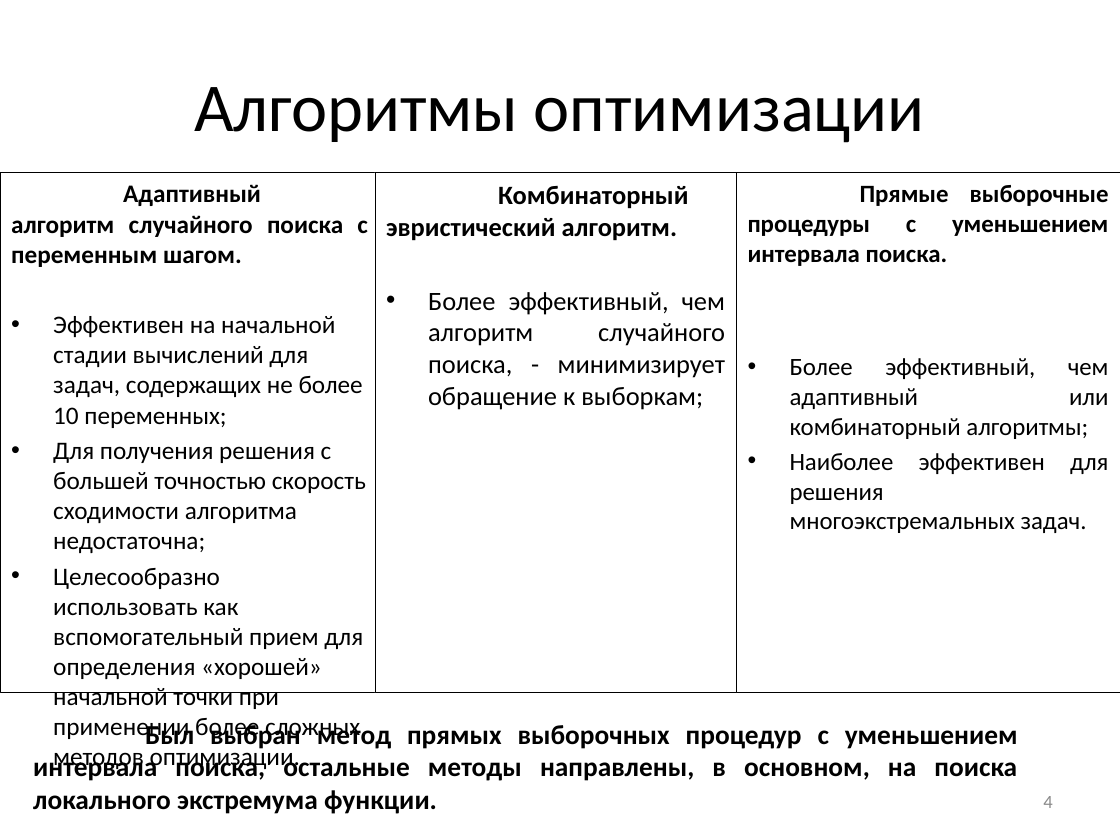
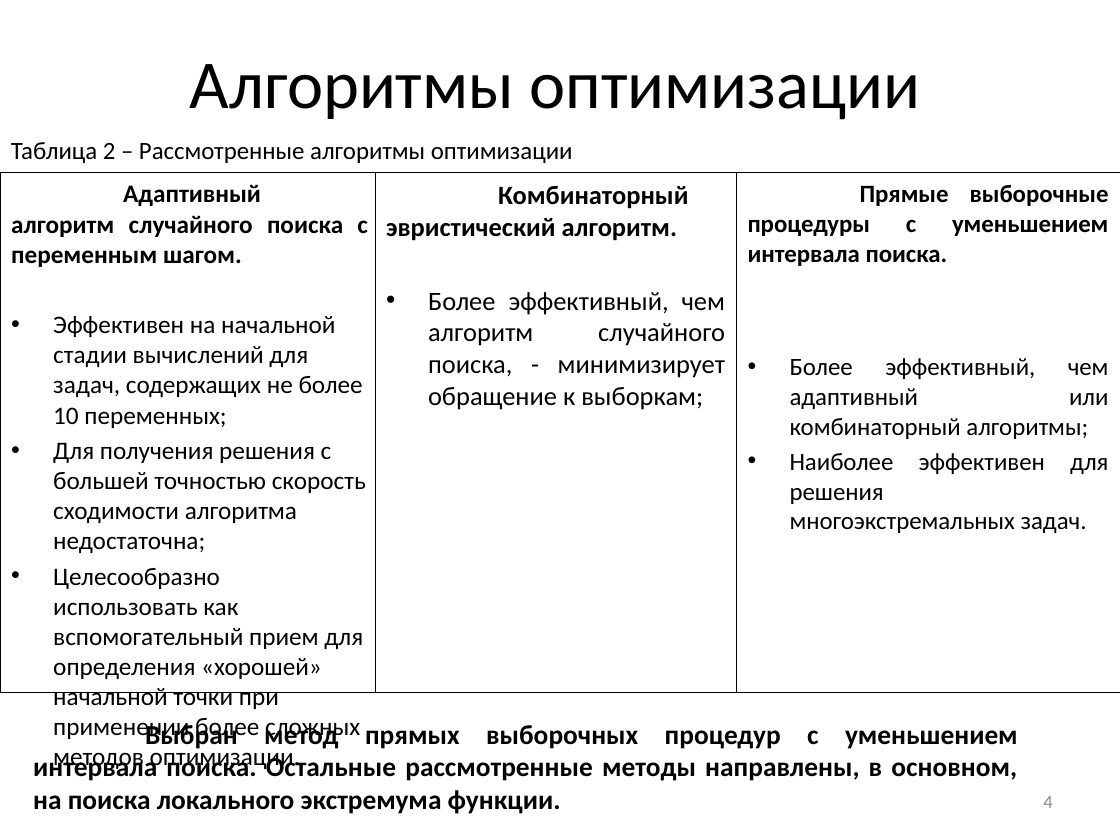
Before and after one commit to arkuzmin/diplom, a slide deck: slide 4 of optimization/4 семестр/РПЗ/Презентация_v2.0.pptx. Drawn at 1120x840 pixels with LibreOffice and Linux fonts; fonts in the diff are those of the drawing. Boxes give left, top, right and bottom in pixels: in the first picture for what was removed or moved away, otherwise in the second. Text is boxed around its words. In the diff, an @@ line names an element or a change of style, - is before the commit and + after.

```diff
--- a/optimization/4 семестр/РПЗ/Презентация_v2.0.pptx
+++ b/optimization/4 семестр/РПЗ/Презентация_v2.0.pptx
@@ title "Алгоритмы оптимизации": place and size @@
-title "Алгоритмы оптимизации" at bbox=[194, 87, 925, 143]
+title "Алгоритмы оптимизации" at bbox=[190, 64, 920, 120]
@@ text added at bbox=[11, 142, 573, 163], 16 pt, text #000000 @@
+Таблица 2 – Рассмотренные алгоритмы оптимизации
@@ text at bbox=[33, 722, 1018, 814]: text changed @@
-Был выбран метод прямых выборочных процедур с уменьшением интервала поиска, остальные методы направлены, в основном, на поиска локального экстремума функции.
+Выбран метод прямых выборочных процедур с уменьшением интервала поиска. Остальные рассмотренные методы направлены, в основном, на поиска локального экстремума функции.
```
Also in this commit, not shown: 13 other slides changed, 1 slide added, 2 slides removed.
